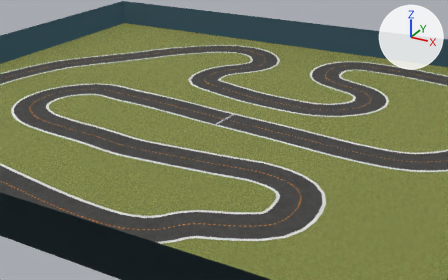
The COLLADA model bundle/deepracer_simulation_environment/share/deepracer_simulation_environment/meshes/2022_march_pro_ccw/2022_march_pro_ccw.dae, before and after one commit.
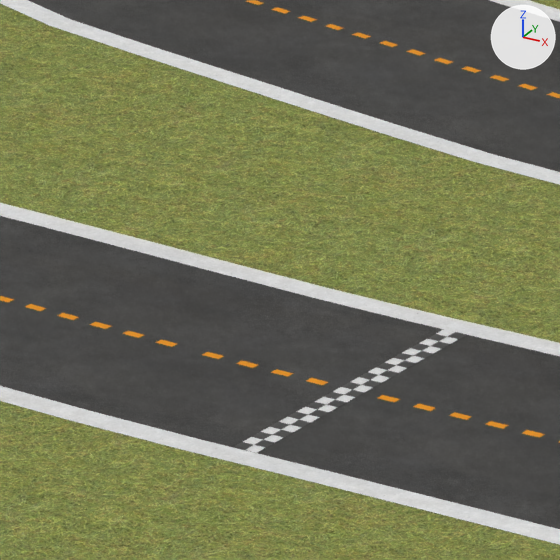
There are two pictures of each version: one from a 50 mm camera at (8.59, -14.67, 6.5) aimed at (0.85, -0.59, -0.54), one close up on the part from 43% to 54% of the width and 31% to 48% of the height. Lighting does not change. The marker at upper right points along +X, +Y and +Z.

Names of what the first close-up shows: 'StartLine', 'cl', 'field', 'il', 'ol', 'road'.
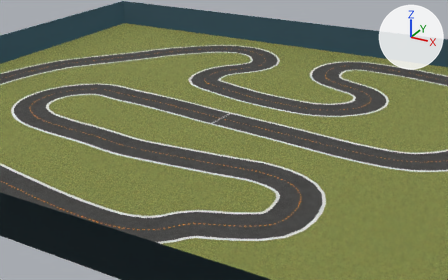
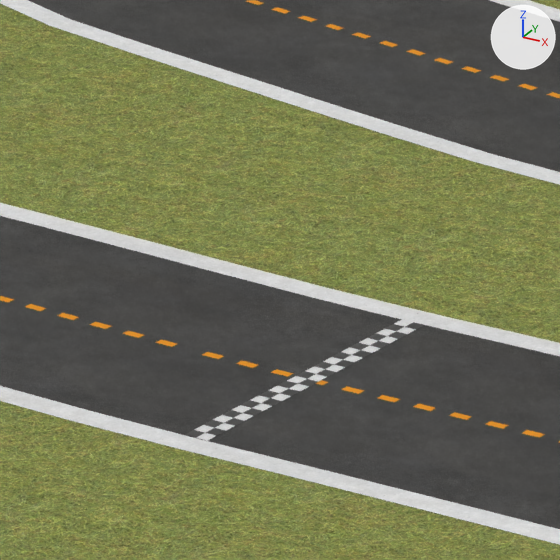
What differs and where, as boxes (x1, y1, x2, y2) in the close-ups (560 x 560 px):
'StartLine', moved, turned: before (234, 329, 467, 453); after (185, 319, 424, 441)

The change in detail:
Object 'StartLine' (ob_startline) moves from (0.769, -0.398, 0.003) to (0.639, -0.389, 0.003).
Object 'StartLine' (ob_startline) turns from (0, 0, -53) to (0, 0, -54) degrees about x, y and z.
